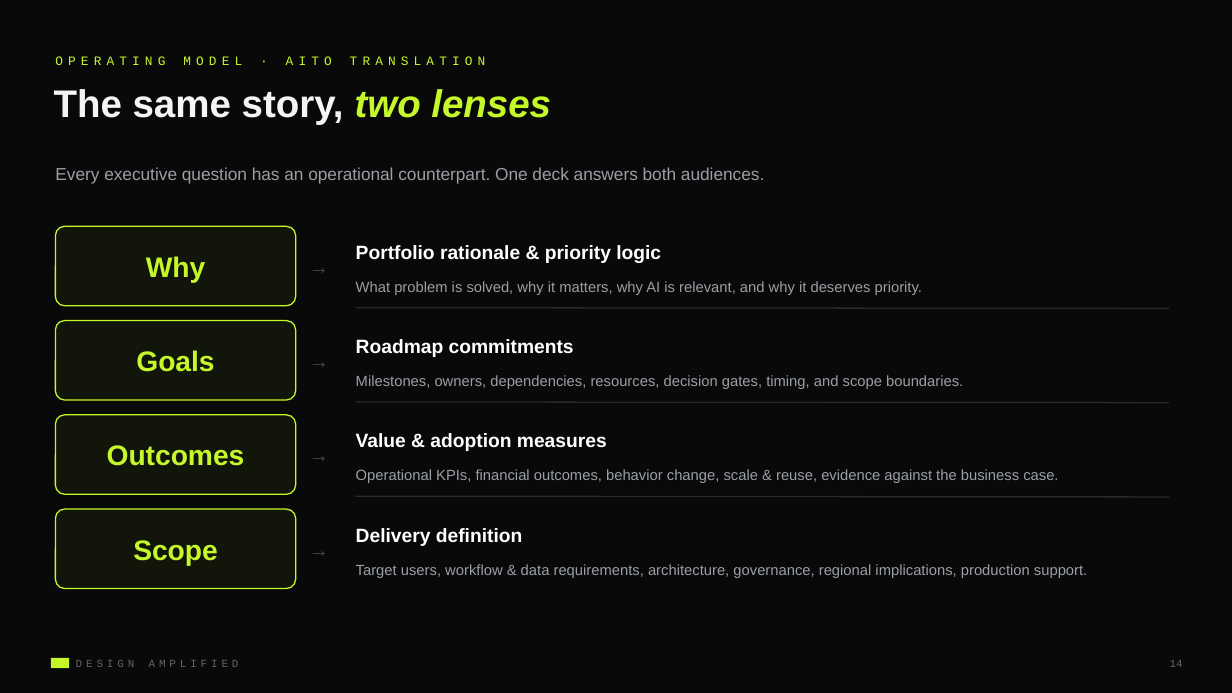
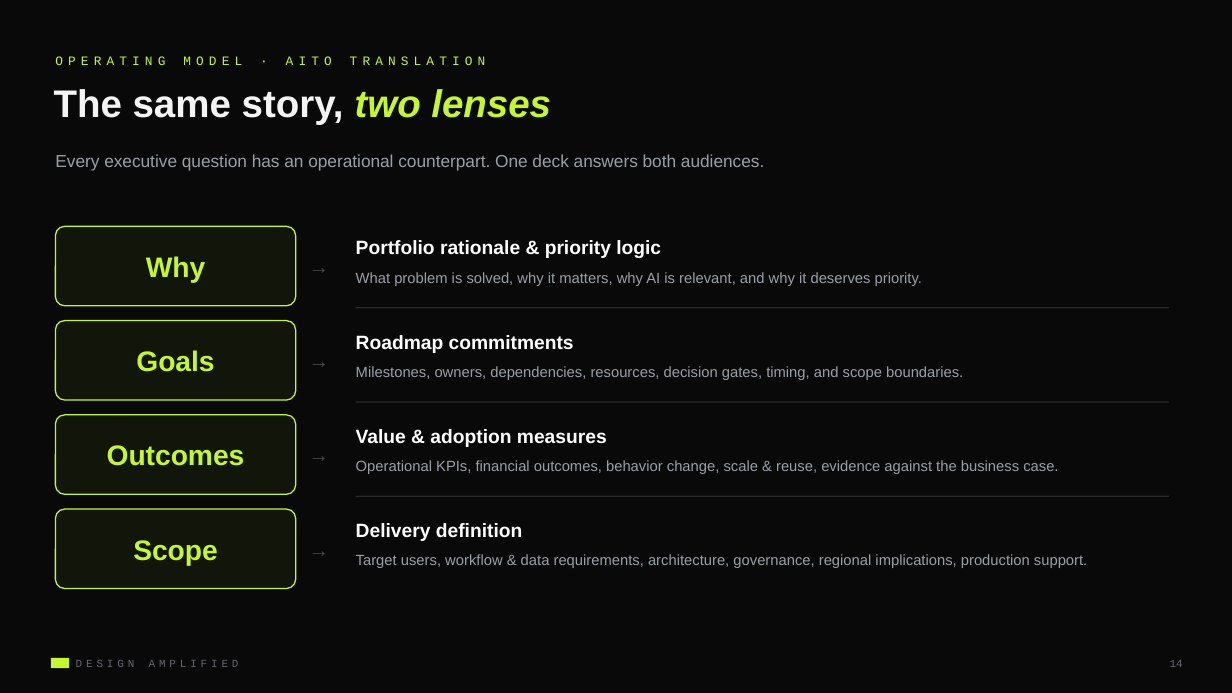
Before and after one commit to LG-Succe55/CLAUDE, a slide deck: slide 14 of Design_Amplified.pptx. Drawn at 1232x693 pixels with LibreOffice and Linux fonts; fonts in the diff are those of the drawing. Boxes give left, top, right and bottom in pixels: in the first picture for what was removed or moved away, otherwise in the second. Text is boxed around its words. In the diff, an @@ line names an element or a change of style, - is before the commit and + after.

```diff
--- a/Design_Amplified.pptx
+++ b/Design_Amplified.pptx
@@ vertical alignment middle to top in 9 elements at (55,154,764,171), (356,240,661,258), (356,272,922,286), (356,335,574,353), (356,366,963,380), (356,429,607,447), (356,460,1058,474), (356,523,522,541), (356,554,1087,568) @@
```
Also in this commit, not shown: 16 other slides changed, 1 other file.
